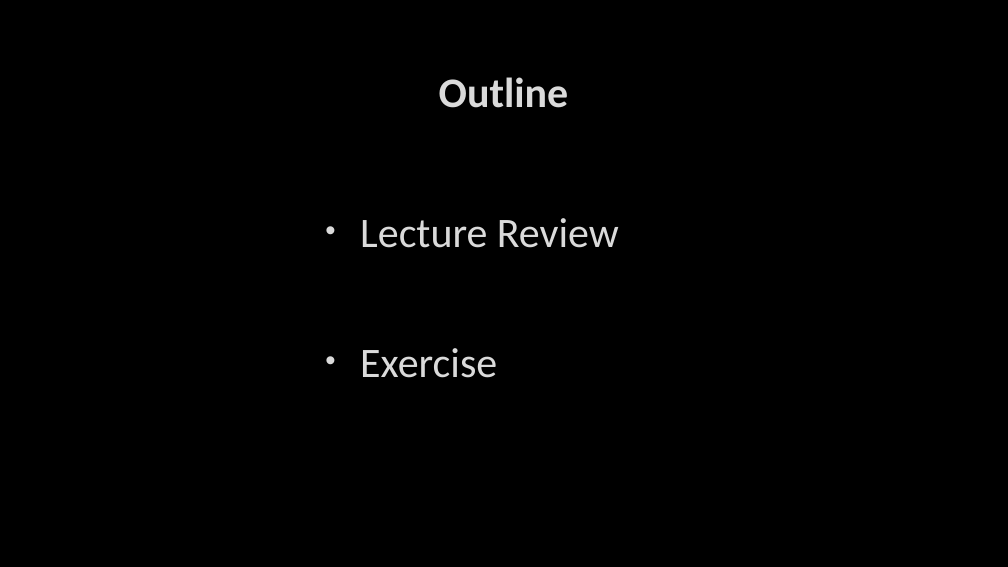
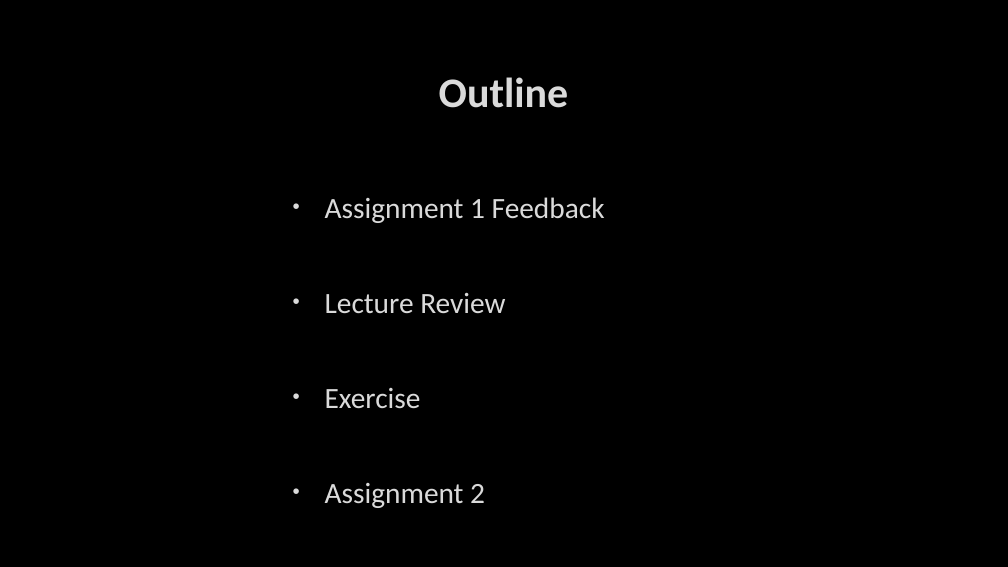
Before and after one commit to Beaconsyh08/COMP90041-2020SEM2, a slide deck: slide 3 of Lab09/Lab09_Slides.pptx. Drawn at 1008x567 pixels with LibreOffice and Linux fonts; fonts in the diff are those of the drawing; background and template pictures are left out. Boxes give left, top, right and bottom in pixels: in the first picture for what was removed or moved away, otherwise in the second. Text is boxed around its words. In the diff, an @@ line names an element or a change of style, - is before the commit and + after.

```diff
--- a/Lab09/Lab09_Slides.pptx
+++ b/Lab09/Lab09_Slides.pptx
@@ text "Assignment 1 Feedback": place and size @@
-text "Assignment 1 Feedback" at [360, 218, 619, 378]
+text "Assignment 1 Feedback" at [325, 197, 605, 508]
@@ text at [325, 197, 605, 223]: paragraph added @@
+• Assignment 1 Feedback
@@ text at [325, 293, 505, 409]: size 40 to 28 pt in "Lecture Review", "Exercise"; less space between paragraphs @@
@@ text at [325, 483, 485, 508]: paragraph added @@
+• Assignment 2
```
Also in this commit, not shown: 1 other slide changed, 4 slides added, 3 other files.
